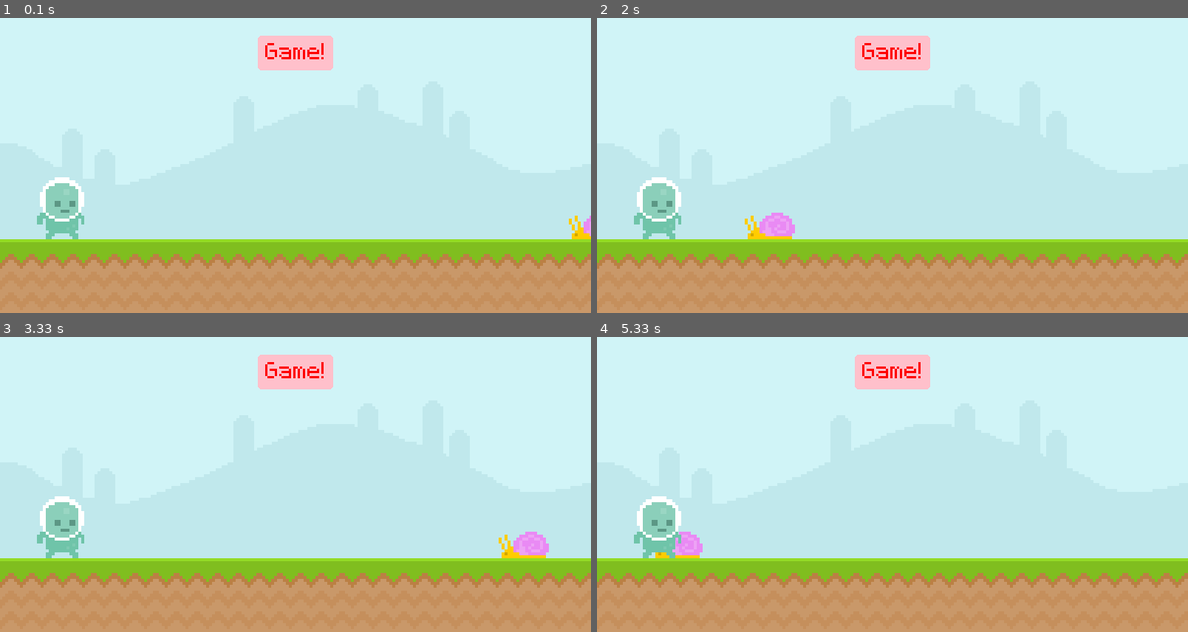
Above: before the commit, frames 1-4 (two rows, left to right).
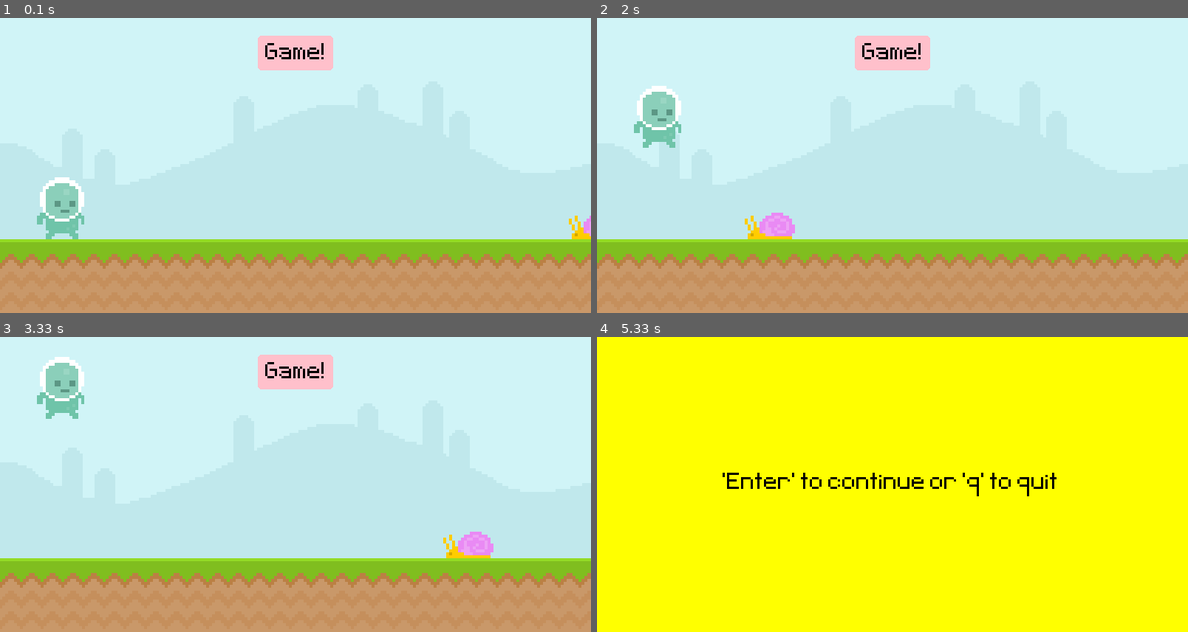
Above: after the commit, the same moments.

Repository: xXx-insane-xXx/pygame_runner
Game: pygame game, started from main.py
The game is run twice, just before and just after one commit, with the same random seed, the same clock (stepped at 60 frames per second) and the same inputs.
Inputs (mouse positions are in pixels of both pictures, inside the frame that each line leads up to):
- Up to frame 1 (0.1 s): no input
- Up to frame 2 (2 s): tap Space at 0.33, 0.73, 1.03 s; click (656, 109) at 1.22 s; press the mouse at (656, 206) at 1.87 s; move the mouse to (809, 141) at 1.97 s
- Up to frame 3 (3.33 s): release the mouse at (360, 398) at 2.1 s; tap Space at 2.23, 2.53 s; tap Enter at 2.67 s; press the mouse at (59, 525) at 3.03 s; move the mouse to (230, 555) at 3.13 s; release the mouse at (401, 581) at 3.27 s
- Up to frame 4 (5.33 s): tap Space at 3.4, 3.7, 3.97, 4.3, 4.6 s

The runs differ from the first frame. In frame 1, 0.2% of the frame differs, in the area x 44-55%, y 8-14%; in frame 2, 2.7%; in frame 3, 3.8%; in frame 4, 100%, in the area x 0-100%, y 0-100%.

Commit message:
Add display_text fn and collide game state
1. Made a generic text displaying function.
2. Added game state for if player collides.

Diff:
--- a/main.py
+++ b/main.py
@@ -1,11 +1,40 @@
 import pygame
 from sys import exit
+import time
 
 ## Initialize pygame
 pygame.init()
 
 ## Font
 font = pygame.font.Font("./assets/font/Pixeltype.ttf", 50)
+
+def display_text(display, font, text, text_color, align, x, y, wrapper=False, wrapper_color="Pink", wrapper_br=5):
+    text_surface = font.render(text, False, text_color)
+    text_rect = text_surface.get_rect()
+
+    if align == 'center':
+        text_rect.center = (x, y)
+    elif align == 'topleft':
+        text_rect.topleft = (x, y)
+    elif align == 'topright':
+        text_rect.topright = (x, y)
+    elif align == 'bottomleft':
+        text_rect.bottomleft = (x, y)
+    elif align == 'bottomright':
+        text_rect.bottomright = (x, y)
+
+
+    if wrapper:
+        text_rect_wrapper = pygame.Rect(text_rect.left - 10, text_rect.top - 10, (10 + text_rect.right - text_rect.left + 10), 10 + (text_rect.bottom - text_rect.top) + 5)
+        pygame.draw.rect(display, wrapper_color, text_rect_wrapper, border_radius=wrapper_br)
+        display.blit(text_surface, text_rect)
+        return None
+
+    display.blit(text_surface, text_rect)
+
+def draw_text_wrapper(text_rect):
+    text_rect_wrapper = pygame.Rect(text_rect.left - 10, text_rect.top - 10, (10 + text_rect.right - text_rect.left + 10), 10 + (text_rect.bottom - text_rect.top) + 5)
+    pygame.draw.rect(display, "Pink", text_rect_wrapper, border_radius=5)
 
 # #----Create display surface----# #
 display = pygame.display.set_mode((800, 400))
@@ -14,15 +43,15 @@
 # #----Game surfaces----# #
 sky_surface = pygame.image.load("./assets/graphics/sky.png").convert_alpha()
 ground_surface = pygame.image.load("./assets/graphics/ground.png").convert()
-score_surface = font.render("Game!", False, "Red")
+text_surface = font.render("Game!", False, "Red")
 snail_surface = pygame.image.load("./assets/graphics/snail/snail1.png").convert_alpha()
 player_surface = pygame.image.load("./assets/graphics/player/player_walk_1.png").convert_alpha()
 
 # #----Rectangles----# #
 player_rect = player_surface.get_rect(bottomleft = (50, 300))
 snail_rect = snail_surface.get_rect(bottomleft = (800, 300))
-score_rect = score_surface.get_rect(center = (400, 50))
-score_rect_wrapper = pygame.Rect(score_rect.left - 10, score_rect.top - 10, (10 + score_rect.right - score_rect.left + 10), 10 + (score_rect.bottom - score_rect.top) + 5)
+text_rect = text_surface.get_rect(center = (400, 50))
+text_rect_wrapper = pygame.Rect(text_rect.left - 10, text_rect.top - 10, (10 + text_rect.right - text_rect.left + 10), 10 + (text_rect.bottom - text_rect.top) + 5)
 
 # #----Pos----# #
 ## Snail initial pos
@@ -38,7 +67,12 @@
 
 # #----Global test----# #
 counter = 0
-
+i = 0
+
+# #----Vars----# #
+player_gravity = 0
+allow_double_jump = False
+game_acitve = True
 
 
 
@@ -61,24 +95,63 @@
             exit()
 
 
-        ## Check for mouse motions
-        # if event.type == pygame.MOUSEMOTION:
-        #     if player_rect.collidepoint(event.pos):
-        #         print("Mouse is hovering over the player")
-
-
-
+        if game_acitve:
+            ## Check for mouse motions
+            if event.type == pygame.MOUSEBUTTONDOWN:
+                if player_rect.collidepoint(event.pos) and player_rect.bottom >= 300:
+                    player_gravity = -20
+
+
+            ## Keyboard input
+            if event.type == pygame.KEYDOWN and event.key == pygame.K_SPACE:
+                if (player_rect.bottom >= 300):
+                    player_gravity = -19
+                    allow_double_jump = True
+                elif (allow_double_jump == True):
+                    player_gravity -= 4
+                    # Tow succsive jump clicks ensures maximum height
+                    # To get the opposite change -= to = -
+                    allow_double_jump = False
+
+        else:
+            if event.type == pygame.KEYDOWN:
+                if event.key == pygame.K_RETURN:
+                    game_acitve = True
+
+            if event.type == pygame.KEYDOWN:
+                if event.key == pygame.K_q:
+                    pygame.quit()
+                    exit()
 
     ################
     ## Game logic ##
     ################
 
     # #----Snail movement----# #
-    if snail_rect.right <= 0:
+    if game_acitve:
+        if snail_rect.right <= 0:
+            snail_rect.left = 800
+        snail_rect.left -= 5
+    else:
         snail_rect.left = 800
-    snail_rect.left -= 5
+
+
+    # #----Gravity----# #
+    player_gravity += 1
+
 
     # #----Player movement----# #
+
+    player_rect.bottom += player_gravity
+
+
+    if (player_rect.bottom >= 300):
+        player_rect.bottom = 300
+        player_gravity = 0 # This enables to change -= instead of = -20 in event loop for player_gravity
+
+
+    if (player_rect.top <= 0):
+        player_gravity = 25
 
 
 
@@ -87,8 +160,8 @@
     ## Collision ##
     ###############
 
-    if (player_rect.colliderect(snail_rect) == 2):
-        print("Collision")
+    if (player_rect.colliderect(snail_rect) == 1):
+        game_acitve = False
 
 
 
@@ -97,20 +170,32 @@
     ## Blit ##
     ##########
 
-    # #---Bg----# #
-    display.blit(sky_surface, (0, 0))
-    display.blit(ground_surface, (0, 300))
-
-    # #----Score----# #
-    # pygame.draw.rect(display, "Pink", score_rect)
-    pygame.draw.rect(display, "Pink", score_rect_wrapper, border_radius=5)
-    display.blit(score_surface, score_rect)
-
-    # #----Character + npc----# #
-    display.blit(snail_surface, snail_rect)
-    display.blit(player_surface, player_rect)
-
-
+    if game_acitve:
+
+        # #---Bg----# #
+        display.blit(sky_surface, (0, 0))
+        display.blit(ground_surface, (0, 300))
+
+        # #----Score----# #
+        # pygame.draw.rect(display, "Pink", score_rect)
+        # pygame.draw.rect(display, "Pink", text_rect_wrapper, border_radius=5)
+        # display.blit(text_surface, text_rect)
+
+        display_text(display, font, "Game!", "Black", "center", 400, 50, True, "Pink", 5)
+
+        # #----Character + npc----# #
+        display.blit(snail_surface, snail_rect)
+        display.blit(player_surface, player_rect)
+
+    else:
+        display.fill("YELLOW")
+        display_text(display, font, "'Enter' to continue or 'q' to quit ", "Black", "center", 400, 200)
+
+
+
+    # #----Debug----# #
+    print(i)
+    i += 1
 
 
     ################
